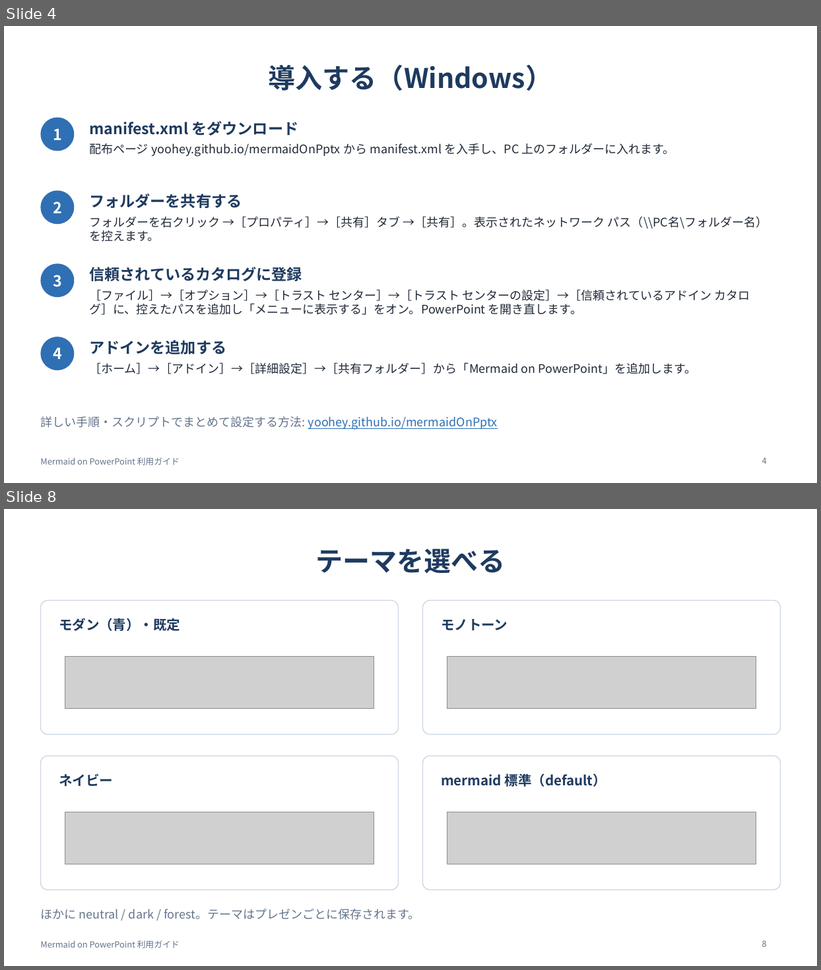
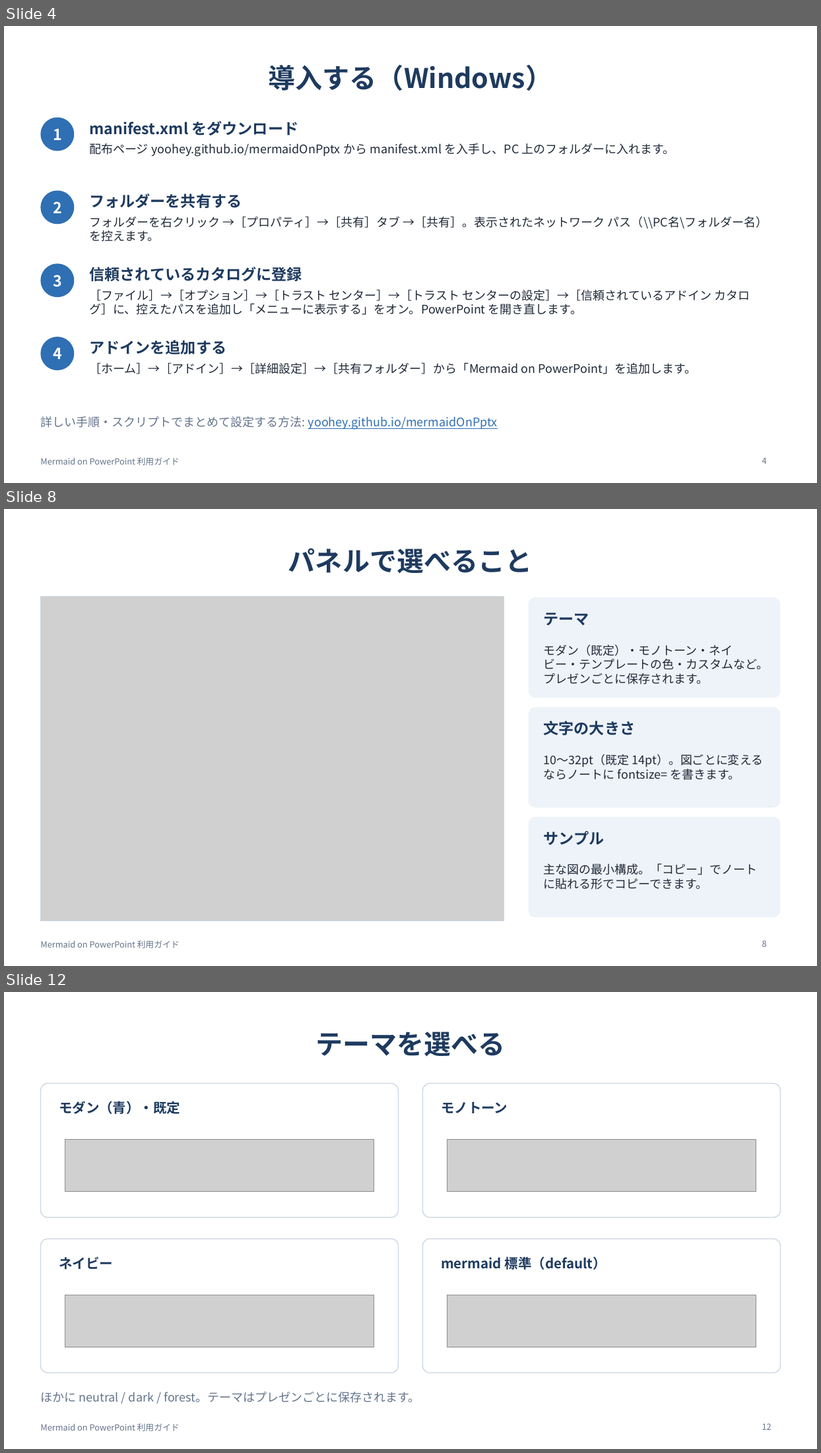
Before and after one commit to yoohey/mermaidOnPptx, a slide deck: site/guide.pptx. Shown one above the other, each under a label of ours: slides 4 and 8 before the commit, slides 4, 8 and 12 after it; the slides between them are not shown. The pictures are 821x970 and 821x1453 pixels, drawn with LibreOffice and Linux fonts; fonts in the diff are those of the drawing; grey boxes stand for pictures. Boxes give left, top, right and bottom in pixels: in the first picture for what was removed or moved away, otherwise in the second. Text is boxed around its words. In the diff, an @@ line names an element or a change of style, - is before the commit and + after.

```diff
--- a/site/guide.pptx
+++ b/site/guide.pptx
@@ slide 8 added at (4, 509, 817, 966), background #FFFFFF; not listed: 1 template element that a slide beside it also shows @@
@@ title added at (288, 548, 533, 574), 32 pt, text #1E3A5F, bold @@
+パネルで選べること
@@ picture added at (40, 597, 504, 922) @@
@@ rectangle added at (40, 597, 504, 922), outline #CBD5E1 0.75 pt @@
@@ rounded rectangle added at (529, 597, 781, 698), fill #EEF3F9 @@
@@ text added at (544, 613, 589, 626), 18 pt, text #1E3A5F, bold @@
+テーマ
@@ text added at (544, 645, 769, 685), 14 pt, text #1F2937 @@
+モダン（既定）・モノトーン・ネイビー・テンプレートの色・カスタムなど。プレゼンごとに保存されます。
@@ rounded rectangle added at (529, 707, 781, 808), fill #EEF3F9 @@
@@ text added at (544, 721, 636, 735), 18 pt, text #1E3A5F, bold @@
+文字の大きさ
@@ text added at (544, 755, 763, 780), 14 pt, text #1F2937 @@
+10〜32pt（既定 14pt）。図ごとに変えるならノートに fontsize= を書きます。
@@ rounded rectangle added at (529, 817, 781, 918), fill #EEF3F9 @@
@@ text added at (544, 831, 605, 846), 18 pt, text #1E3A5F, bold @@
+サンプル
@@ text added at (544, 863, 758, 890), 14 pt, text #1F2937 @@
+主な図の最小構成。「コピー」でノートに貼れる形でコピーできます。
@@ page number added at (762, 941, 767, 947), 10 pt, text #64748B @@
+8
@@ what was slide 8 is now slide 12 @@
@@ page number at (762, 1424, 772, 1430): text changed @@
-8
+12
```
Also in this commit, not shown: 5 slides changed, 3 other slides added, 28 other files.
